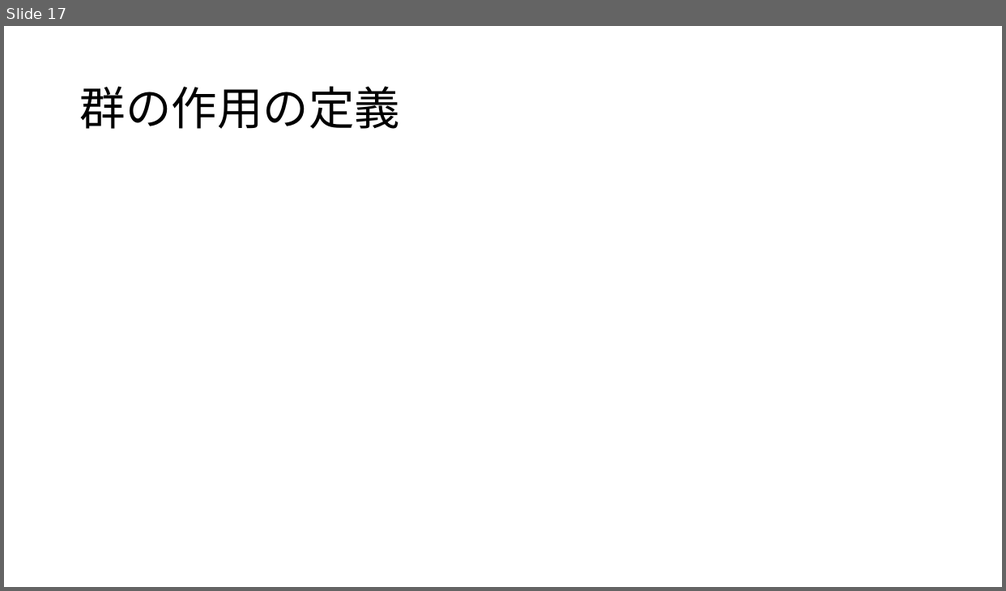
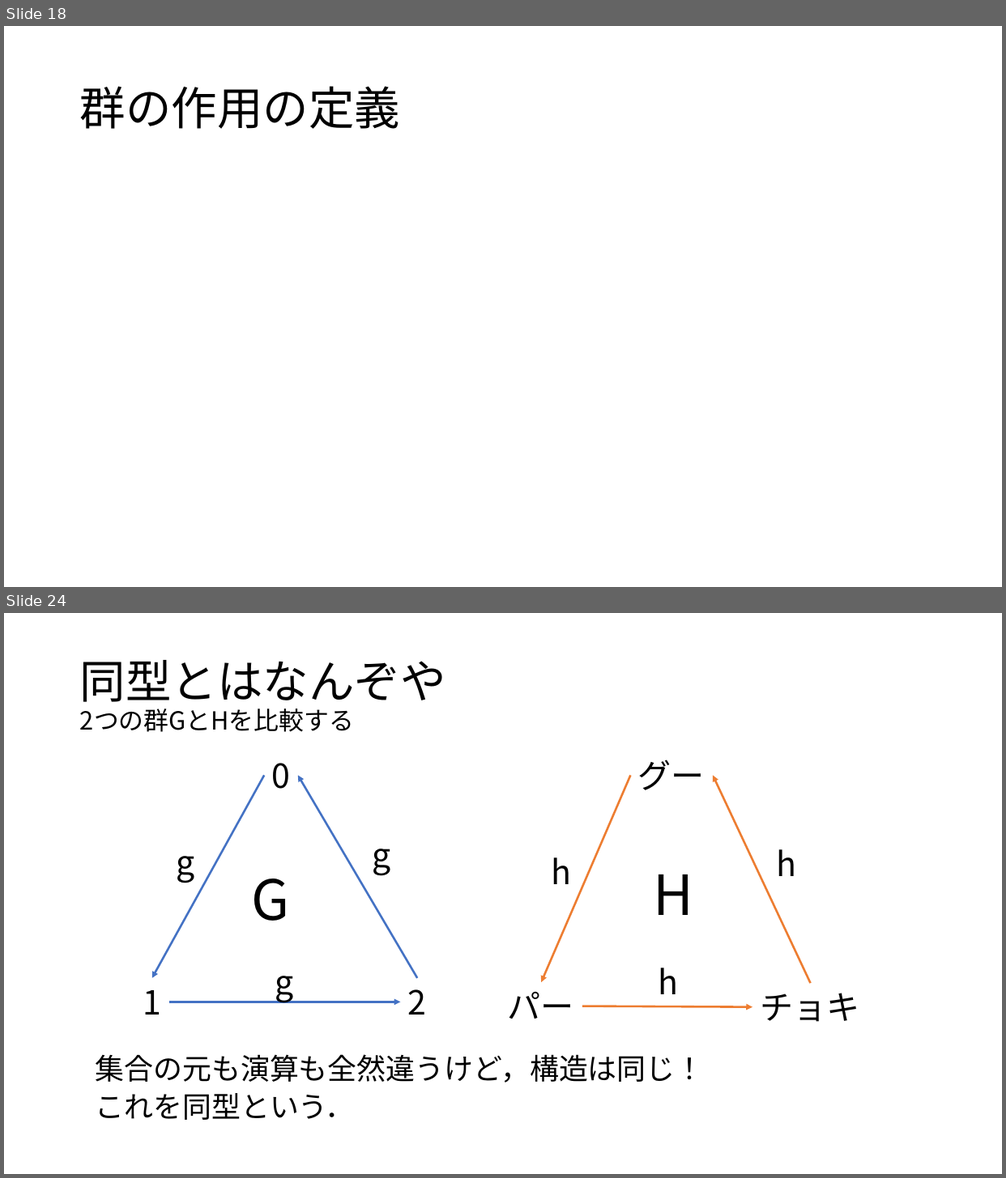
Before and after one commit to math-er/hyperbolic-space, a slide deck: section1(導入と一次分数変換)/群の気持ち.pptx. Shown one above the other, each under a label of ours: slide 17 before the commit, slides 18 and 24 after it; the slides between them are not shown. The pictures are 1006x591 and 1006x1178 pixels, drawn with LibreOffice and Linux fonts; fonts in the diff are those of the drawing; grey boxes stand for pictures. Boxes give left, top, right and bottom in pixels: in the first picture for what was removed or moved away, otherwise in the second. Text is boxed around its words. In the diff, an @@ line names an element or a change of style, - is before the commit and + after.

```diff
--- a/section1(導入と一次分数変換)/群の気持ち.pptx
+++ b/section1(導入と一次分数変換)/群の気持ち.pptx
@@ slide 24 added at (4,613,1002,1174), background #FFFFFF @@
@@ title added at (80,660,446,732), 24 pt, text #000000 @@
+同型とはなんぞや
+2つの群GとHを比較する
@@ arrow added from (265, 776) to (152, 978), #4472C4 2 pt @@
@@ text added at (271,763,290,789), 32 pt, text #000000 @@
+0
@@ arrow added from (417, 978) to (298, 776), #4472C4 2 pt @@
@@ arrow added from (631, 776) to (542, 983), #ED7D31 2 pt @@
@@ text added at (637,760,704,790), 32 pt, text #000000 @@
+グー
@@ arrow added from (810, 983) to (713, 776), #ED7D31 2 pt @@
@@ text added at (372,849,390,876), 32 pt, text #000000 @@
+g
@@ text added at (777,850,797,876), 32 pt, text #000000 @@
+h
@@ text added at (176,856,194,884), 32 pt, text #000000 @@
+g
@@ text added at (251,879,289,921), 53.3 pt, text #000000 @@
+G
@@ text added at (551,858,571,884), 32 pt, text #000000 @@
+h
@@ text added at (654,875,694,915), 53.3 pt, text #000000 @@
+H
@@ text added at (275,976,294,1003), 32 pt, text #000000 @@
+g
@@ text added at (658,968,678,995), 32 pt, text #000000 @@
+h
@@ text added at (143,990,161,1015), 32 pt, text #000000 @@
+1
@@ text added at (407,990,426,1015), 32 pt, text #000000 @@
+2
@@ text added at (508,991,574,1019), 32 pt, text #000000 @@
+パー
@@ text added at (760,993,859,1022), 32 pt, text #000000 @@
+チョキ
@@ arrow added from (168, 1003) to (401, 1003), #4472C4 2 pt @@
@@ arrow added from (582, 1007) to (752, 1007), #ED7D31 2 pt @@
@@ text added at (96,1054,705,1120), 28 pt, text #000000 @@
+集合の元も演算も全然違うけど，構造は同じ！
+これを同型という．
@@ what was slide 17 is now slide 18 @@
```
Also in this commit, not shown: 2 slides changed, 8 other slides added.
